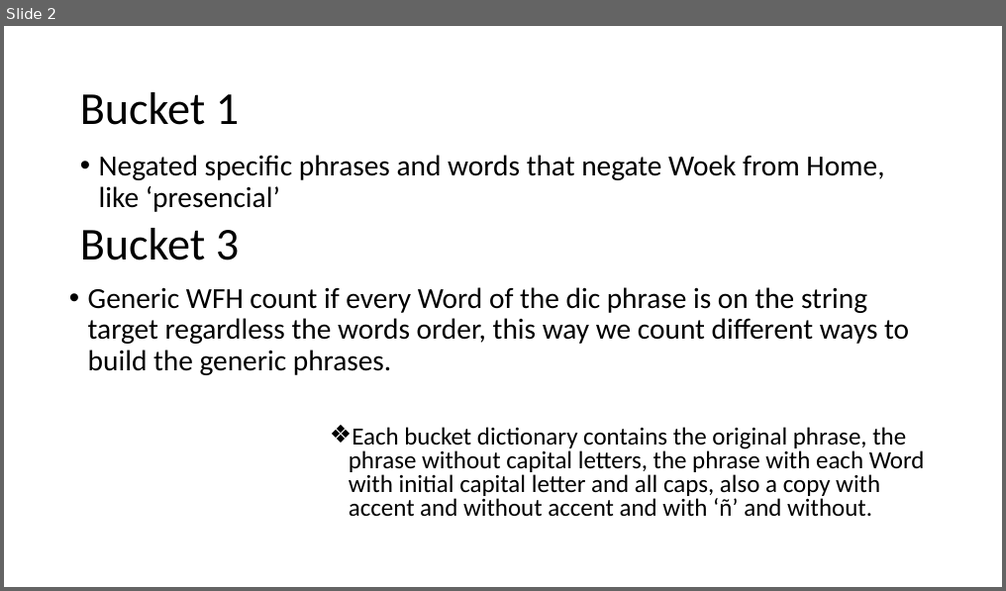
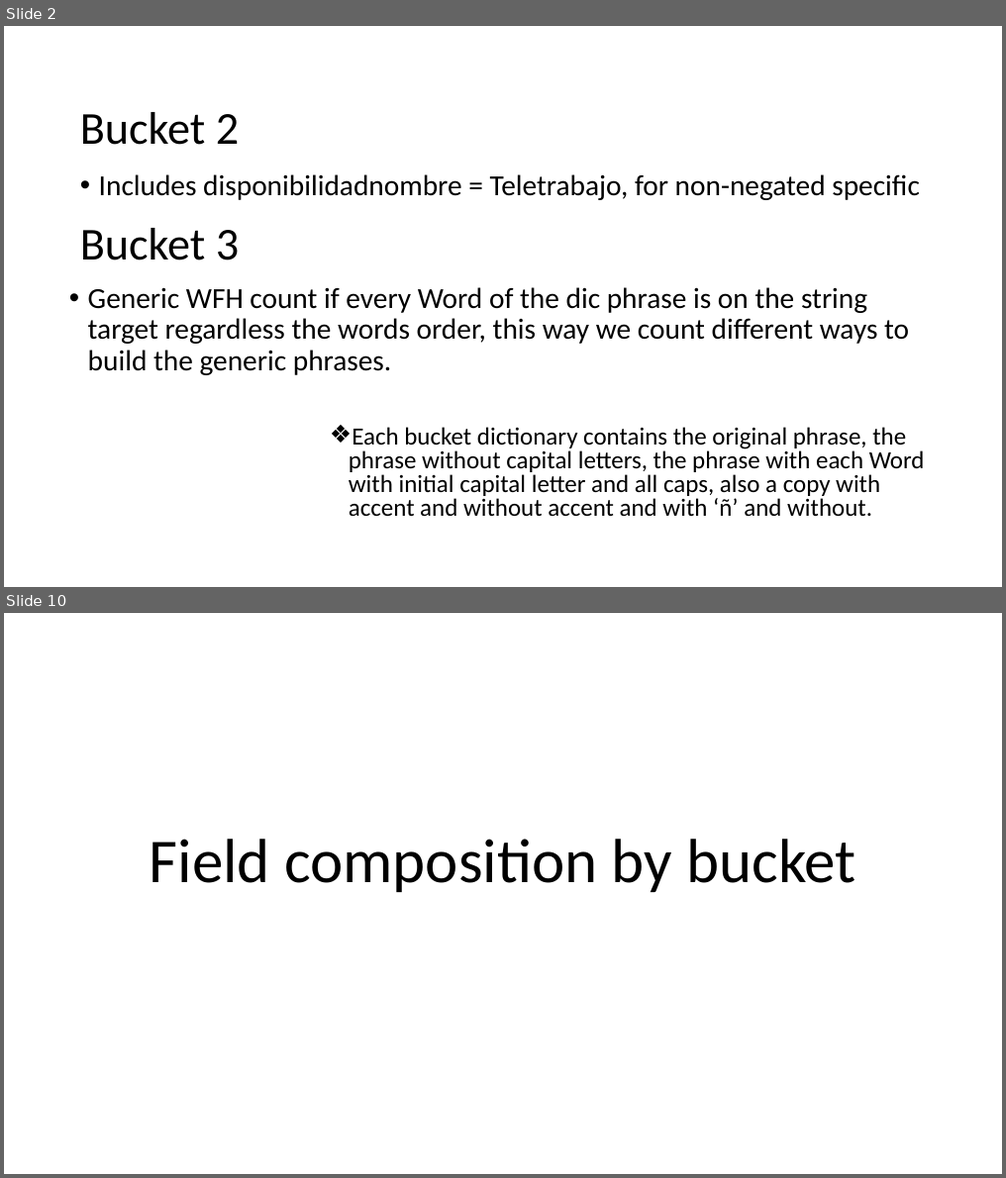
Before and after one commit to oejaramillo/WFH-Project, a slide deck: results.pptx. Shown one above the other, each under a label of ours: slide 2 before the commit, slides 2 and 10 after it; the slides between them are not shown. The pictures are 1006x591 and 1006x1178 pixels, drawn with LibreOffice and Linux fonts; fonts in the diff are those of the drawing. Boxes give left, top, right and bottom in pixels: in the first picture for what was removed or moved away, otherwise in the second. Text is boxed around its words. In the diff, an @@ line names an element or a change of style, - is before the commit and + after.

```diff
--- a/results.pptx
+++ b/results.pptx
@@ slide 10 added at box(4, 613, 1002, 1174), background #FFFFFF @@
@@ title added at box(150, 839, 855, 892), 60 pt, text #000000 @@
+Field composition by bucket
@@ slide 2 changed as well @@
@@ text at box(80, 112, 239, 145): text changed @@
-Bucket 1
+Bucket 2
@@ text removed at box(99, 155, 884, 212) @@
-• Negated specific phrases and words that negate Woek from Home, like ‘presencial’
@@ text added at box(99, 174, 920, 200), 28 pt, text #000000 @@
+• Includes disponibilidadnombre = Teletrabajo, for non-negated specific
```
Also in this commit, not shown: 10 other slides added, 4 slides removed, 1 other file.
